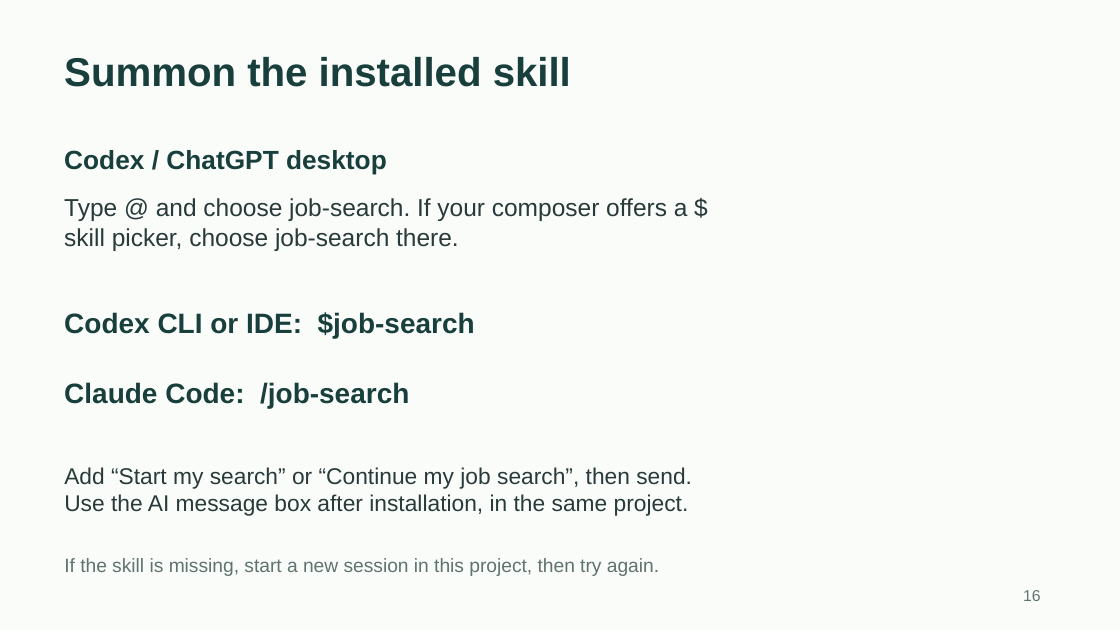
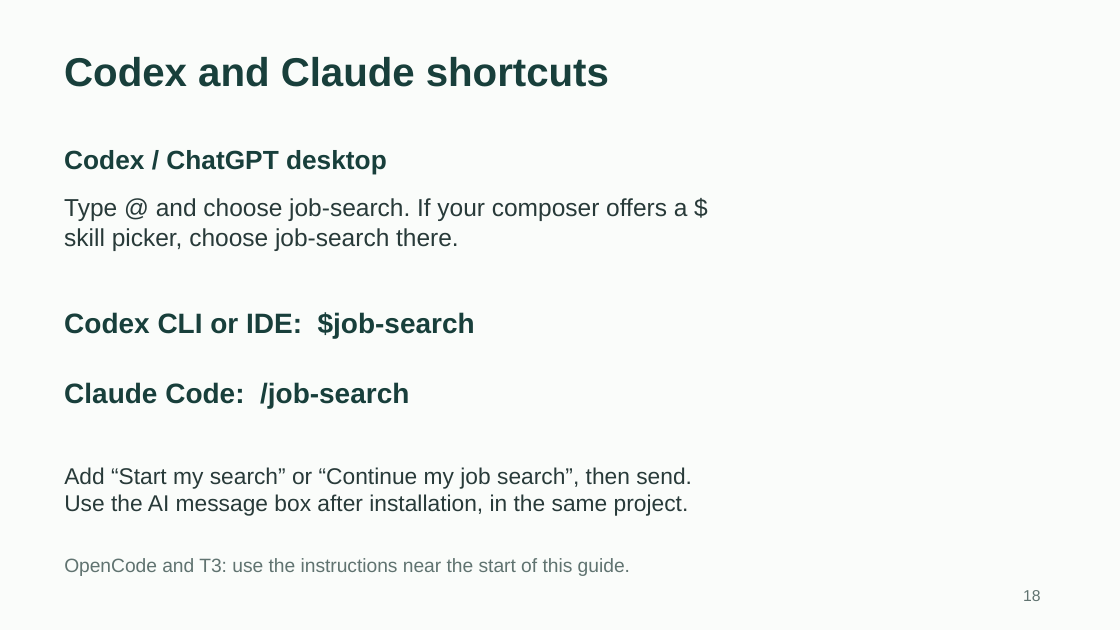
Before and after one commit to toughdave/job-search, a slide deck: slide 18 of docs/job-search-guide.pptx (slide 16 before the commit). Drawn at 1120x630 pixels with LibreOffice and Linux fonts; fonts in the diff are those of the drawing. Boxes give left, top, right and bottom in pixels: in the first picture for what was removed or moved away, otherwise in the second. Text is boxed around its words. In the diff, an @@ line names an element or a change of style, - is before the commit and + after.

Commit message:
Document OpenCode and T3 setup, skill return prompts and refresh behavior

```diff
--- a/docs/job-search-guide.pptx
+++ b/docs/job-search-guide.pptx
@@ text at [64, 57, 609, 87]: text changed @@
-Summon the installed skill
+Codex and Claude shortcuts
@@ text at [64, 558, 630, 576]: text changed @@
-If the skill is missing, start a new session in this project, then try again.
+OpenCode and T3: use the instructions near the start of this guide.
```
Also in this commit, not shown: 16 other slides changed, 2 slides added, 8 other files.
